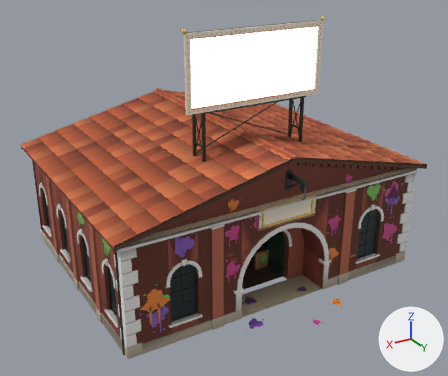
The glTF model client/assets/plaza3/pav_paintball.glb: old version first, new version second.
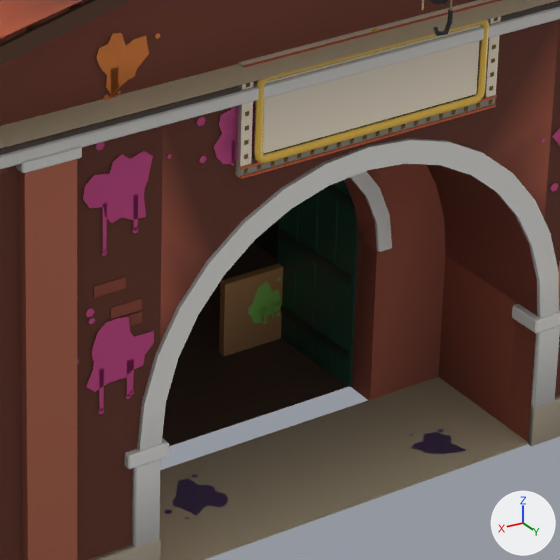
Old and new are each drawn whole from a 50 mm lens placed at (19.4, 33.3, 21.1), pointed at (0.6, 2.1, 5.5) and again close up on the part from 46% to 73% of the width and 51% to 84% of the height. The axes (+X, +Y, +Z) are drawn at lower right. The lights are the same throughout. The last two pictures show the newer version. Vertices at exactly the same position are counted once.

Names of what the first close-up shows: 'static_paintball'.
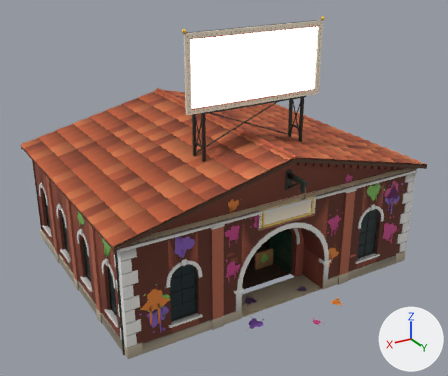
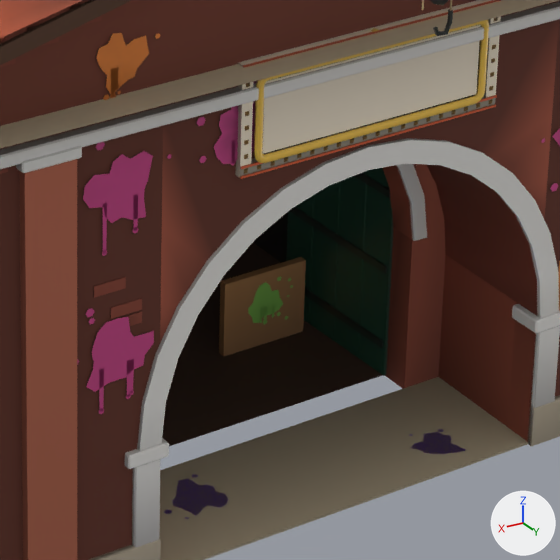
The change, as JSON lines over the scene's bpy script:
```json
{"block": "me_static_paintball", "where": "me_static_paintball.from_pydata(...)  # 10116 vertices, 11783 faces; spans x -10.5..10.5, y -8.6..10.9, z 0.0..16.1"}
{"block": "me_static_paintball", "where": "# used by ob_static_paintball; location = (0.0, 0.0, 0.0)"}
{"block": "me_static_paintball", "change": "me_static_paintball part 1: the loose piece of 8 vertices spanning x -1.8..-1.7, y 3.8..5.6, z 0.0..3.3 is scaled about its middle by (1.12, 1.33, 1), then moved by (-0.6, -0.3, 0.0)"}
{"block": "me_static_paintball", "change": "me_static_paintball part 2: the loose piece of 8 vertices spanning x -1.8..-1.7, y 3.9..5.5, z 0.4..0.6 is scaled about its middle by (1.32, 1.35, 1), then moved by (-0.6, -0.3, 0.0)"}
{"block": "me_static_paintball", "change": "me_static_paintball part 3: the loose piece of 8 vertices spanning x -1.8..-1.7, y 3.9..5.5, z 1.6..1.8 is scaled about its middle by (1.32, 1.35, 1), then moved by (-0.6, -0.3, 0.0)"}
{"block": "me_static_paintball", "change": "me_static_paintball part 4: the loose piece of 8 vertices spanning x -1.8..-1.7, y 3.9..5.5, z 2.8..3.0 is scaled about its middle by (1.32, 1.35, 1), then moved by (-0.6, -0.3, 0.0)"}
{"block": "me_static_paintball", "change": "me_static_paintball part 5: the loose piece of 8 vertices spanning x -1.7, y 4.2..4.3, z 0.1..3.2 is moved by (-0.6, -0.4, 0.0)"}
{"block": "me_static_paintball", "change": "me_static_paintball part 6: the loose piece of 8 vertices spanning x -1.7, y 5.1, z 0.1..3.2 is moved by (-0.6, -0.1, 0.0)"}
{"block": "me_static_paintball", "change": "me_static_paintball part 7: 83 of 10116 vertices moved; they spanned x -2.0..2.0, y 5.6..6.1, z 0.0..5.4 and now span x -2.6..2.6, y 5.6..6.1, z 0.0..5.4; mean shift (0.0, 0.0, 0.3); largest move (1.8, 6.0, 4.2) -> (2.4, 6.0, 4.8)"}
```

Boxes [x1, y1, x2, y2] around the edits, measured in the close-ups (560 x 560 px; the box of a moved part takes in the faces that stretch with it):
```json
{"part": 1, "of": "me_static_paintball", "change": "moved or reshaped", "before": [277, 180, 358, 387], "after": [286, 168, 393, 376]}
{"part": 2, "of": "me_static_paintball", "change": "moved or reshaped", "before": [281, 306, 349, 360], "after": [305, 288, 383, 348]}
{"part": 3, "of": "me_static_paintball", "change": "moved or reshaped", "before": [279, 229, 352, 285], "after": [289, 207, 387, 274]}
{"part": 4, "of": "me_static_paintball", "change": "moved or reshaped", "before": [324, 185, 355, 208], "after": [354, 173, 390, 198]}
{"part": 5, "of": "me_static_paintball", "change": "moved or reshaped", "before": [292, 204, 299, 343], "after": [308, 195, 314, 319]}
{"part": 6, "of": "me_static_paintball", "change": "moved or reshaped", "before": [330, 182, 339, 369], "after": [358, 171, 367, 354]}
{"part": 7, "of": "me_static_paintball", "change": "moved or reshaped", "before": [344, 164, 445, 400], "after": [383, 164, 445, 389]}
```
